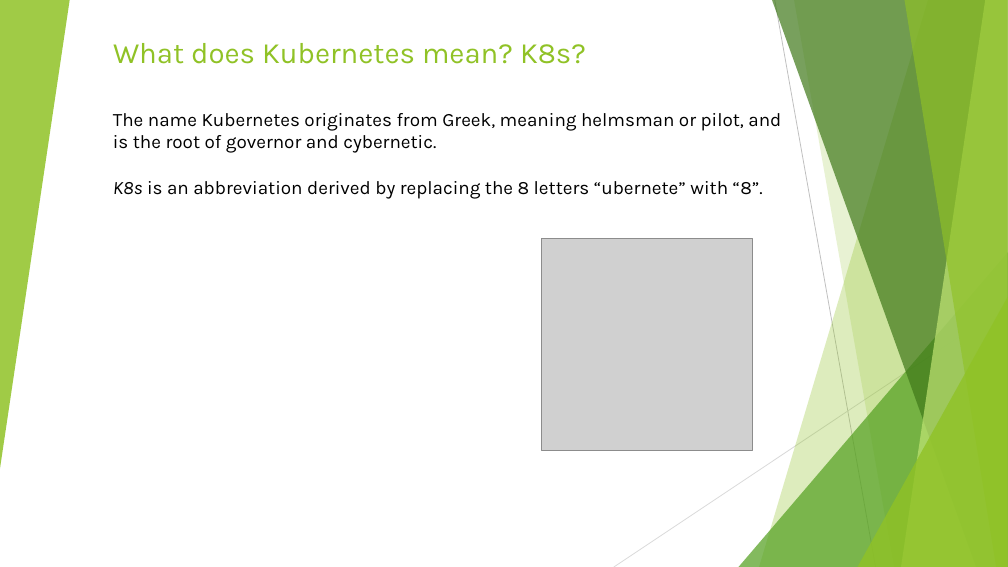
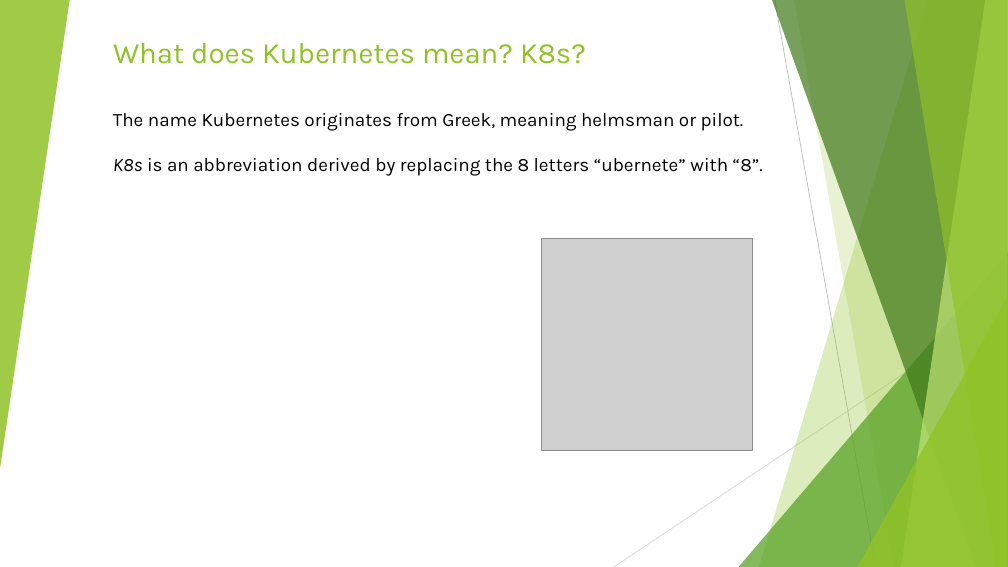
Before and after one commit to svitlychnyi/k8s-workshop, a slide deck: slide 5 of k8s.pptx. Drawn at 1008x567 pixels with LibreOffice and Linux fonts; fonts in the diff are those of the drawing; grey boxes stand for pictures. Boxes give left, top, right and bottom in pixels: in the first picture for what was removed or moved away, otherwise in the second. Text is boxed around its words. In the diff, an @@ line names an element or a change of style, - is before the commit and + after.

Commit message:
day1 - update

```diff
--- a/k8s.pptx
+++ b/k8s.pptx
@@ text at [113,113,744,131]: text changed @@
-The name Kubernetes originates from Greek, meaning helmsman or pilot, and is the root of governor and cybernetic.
+The name Kubernetes originates from Greek, meaning helmsman or pilot.
```
Also in this commit, not shown: 2 other slides changed, 1 slide added, 2 slides removed.
